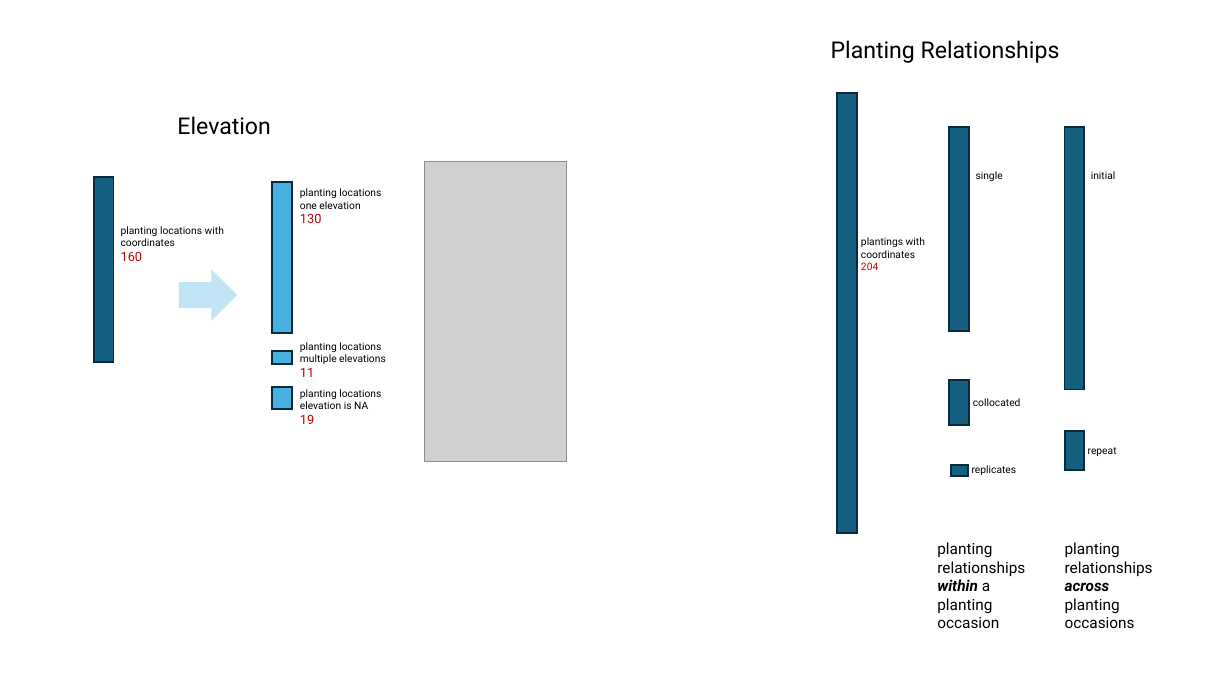
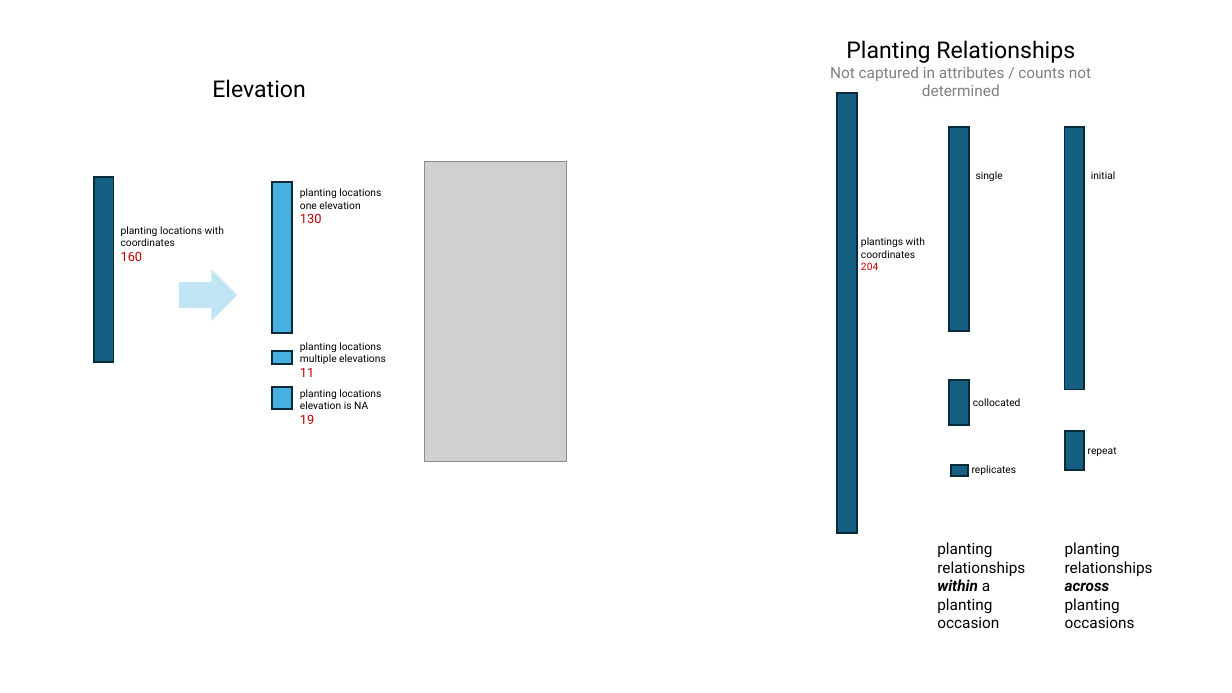
Before and after one commit to WA-Nearshore/seagrass-restoration-processing, a slide deck: slide 15 of docs/seagrass_restoration_storymap_notes.pptx. Drawn at 1232x693 pixels with LibreOffice and Linux fonts; fonts in the diff are those of the drawing; grey boxes stand for pictures. Boxes give left, top, right and bottom in pixels: in the first picture for what was removed or moved away, otherwise in the second. Text is boxed around its words. In the diff, an @@ line names an element or a change of style, - is before the commit and + after.

```diff
--- a/docs/seagrass_restoration_storymap_notes.pptx
+++ b/docs/seagrass_restoration_storymap_notes.pptx
@@ text "Elevation": place and size @@
-text "Elevation" at (177,116,270,135)
+text "Elevation" at (212,79,305,98)
@@ text at (830,66,1091,96): paragraph added @@
+Not captured in attributes / counts not determined
```
Also in this commit, not shown: 2 other slides changed, 3 slides added, 8 other files.
